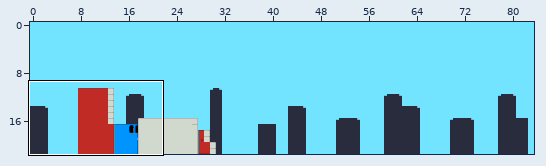
Tiled map -- core/assets/maps/truck.tmx. The picture above shows the old version from afar; the outline marks the close-up.
Close-up. As it was:
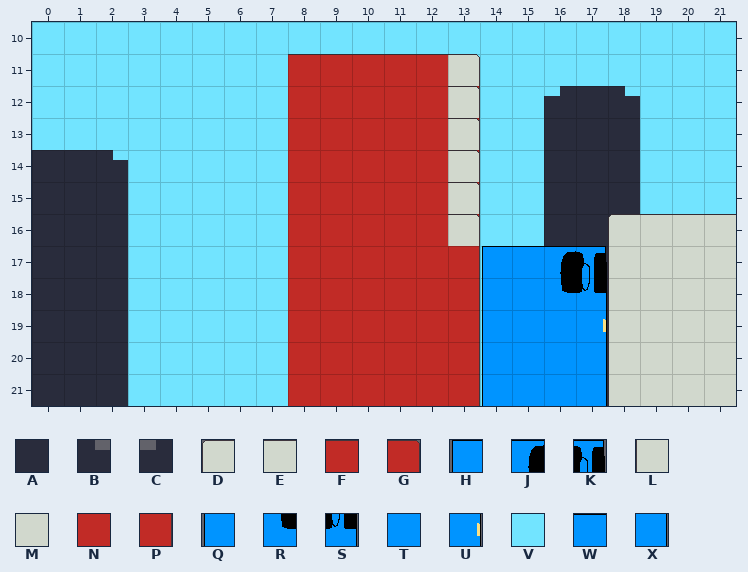
Cells are 32x32 px. Shown: x 0..21, y 10..21. The commit also changed other parts of the map, which this record leaves out.
Key: from "background": A 0, B 1, C 2; from "town": D 0, E 1, F 7, G 8, H 9, J 10, K 11, L 13, M 14, N 20, P 21, Q 22, R 23, S 24, T 36, U 37, V 39, W 48, X 50.
_ is an empty cell, # one hidden under a higher layer.
Layers that did not change in this view are not listed.
Layer "BACK" before, first column x 0:
10 VVVVVVVVVVVVVVVVVVVVVV
11 VVVVVVVV#####VVVVVVVVV
12 VVVVVVVV######VVCABVVV
13 VVVVVVVV######VVAAAVVV
14 AABVVVVV######VVAAAVVV
15 AAAVVVVV######VVAAAVVV
16 AAAVVVVV######VVAAA###
17 AAAVVVVV######V##A####
18 AAAVVVVV######V##A####
19 AAAVVVVV######V##A####
20 AAAVVVVV######V##A####
21 AAAVVVVV######V##A####
Layer "MIDDLE" before, first column x 0:
10 ______________________
11 ________FFFFFG________
12 ________NNNNNP________
13 ________NNNNNP________
14 ________NNNNNP________
15 ________NNNNNP________
16 ________NNNNNP____DEEE
17 ________NNNNNPHWJKLMMM
18 ________NNNNNPQTRSLMMM
19 ________NNNNNPQTTULMMM
20 ________NNNNNPQTTXLMMM
21 ________NNNNNPQTTXLMMM
The result:
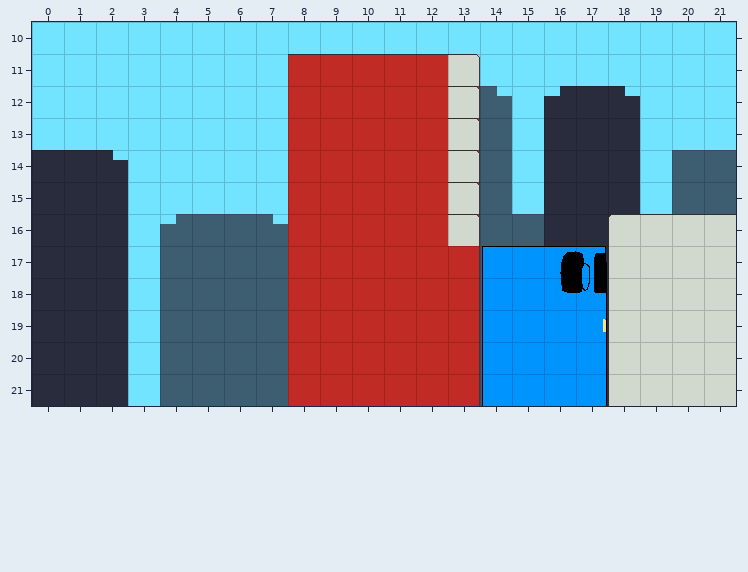
Tiles of an added or newly shown layer are drawn over the layers below it.
Change:
{"where": "layer \"BACK\" (removed)"}
{"y":12,"x":14,"old":"V","new":"_"}
{"y":13,"x":14,"old":"V","new":"_"}
{"y":14,"x":14,"old":"V","new":"_"}
{"y":14,"x":20,"old":"VV","new":"__"}
{"y":15,"x":14,"old":"V","new":"_"}
{"y":15,"x":20,"old":"VV","new":"__"}
{"y":16,"x":4,"old":"VVVV","new":"____"}
{"y":16,"x":14,"old":"VV","new":"__"}
{"y":17,"x":4,"old":"VVVV","new":"____"}
{"y":17,"x":14,"old":"V","new":"_"}
{"y":18,"x":4,"old":"VVVV","new":"____"}
{"y":18,"x":14,"old":"V","new":"_"}
{"y":19,"x":4,"old":"VVVV","new":"____"}
{"y":19,"x":14,"old":"V","new":"_"}
{"y":20,"x":4,"old":"VVVV","new":"____"}
{"y":20,"x":14,"old":"V","new":"_"}
{"y":21,"x":4,"old":"VVVV","new":"____"}
{"y":21,"x":14,"old":"V","new":"_"}
{"where": "layer \"MIDDLE\" (removed)"}
{"y":17,"x":14,"old":"H","new":"_"}
{"y":18,"x":14,"old":"Q","new":"_"}
{"y":19,"x":14,"old":"Q","new":"_"}
{"y":20,"x":14,"old":"Q","new":"_"}
{"y":21,"x":14,"old":"Q","new":"_"}
{"where": "layer \"PARALLAXSLOW\" (added)"}
{"y":12,"x":14,"old":"_","new":"B"}
{"y":13,"x":14,"old":"_","new":"A"}
{"y":14,"x":14,"old":"_","new":"A"}
{"y":14,"x":20,"old":"__","new":"AA"}
{"y":15,"x":14,"old":"_","new":"A"}
{"y":15,"x":20,"old":"__","new":"AA"}
{"y":16,"x":4,"old":"____","new":"CAAB"}
{"y":16,"x":14,"old":"__","new":"AA"}
{"y":17,"x":4,"old":"____","new":"AAAA"}
{"y":17,"x":14,"old":"_","new":"A"}
{"y":18,"x":4,"old":"____","new":"AAAA"}
{"y":18,"x":14,"old":"_","new":"A"}
{"y":19,"x":4,"old":"____","new":"AAAA"}
{"y":19,"x":14,"old":"_","new":"A"}
{"y":20,"x":4,"old":"____","new":"AAAA"}
{"y":20,"x":14,"old":"_","new":"A"}
{"y":21,"x":4,"old":"____","new":"AAAA"}
{"y":21,"x":14,"old":"_","new":"A"}
{"where": "layer \"MIDDLEFRONT\" (added)"}
{"y":17,"x":14,"old":"_","new":"H"}
{"y":18,"x":14,"old":"_","new":"Q"}
{"y":19,"x":14,"old":"_","new":"Q"}
{"y":20,"x":14,"old":"_","new":"Q"}
{"y":21,"x":14,"old":"_","new":"Q"}
{"label":"changed","picture_box":[480,86,544,406]}
{"label":"changed","picture_box":[672,150,736,214]}
{"label":"changed","picture_box":[160,214,288,406]}
